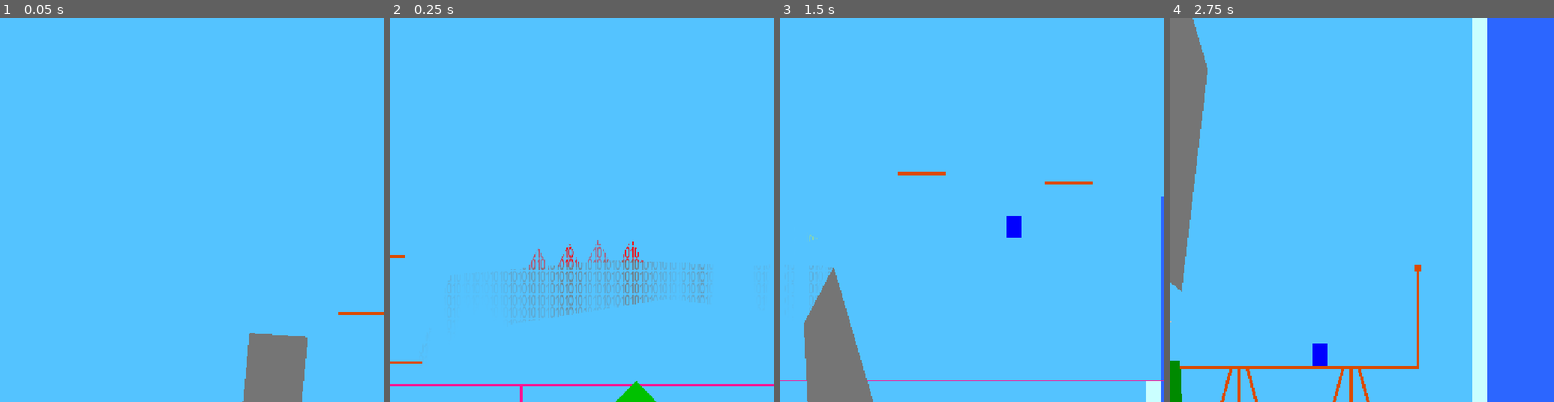
Above: before the commit, frames 1-4 (left to right).
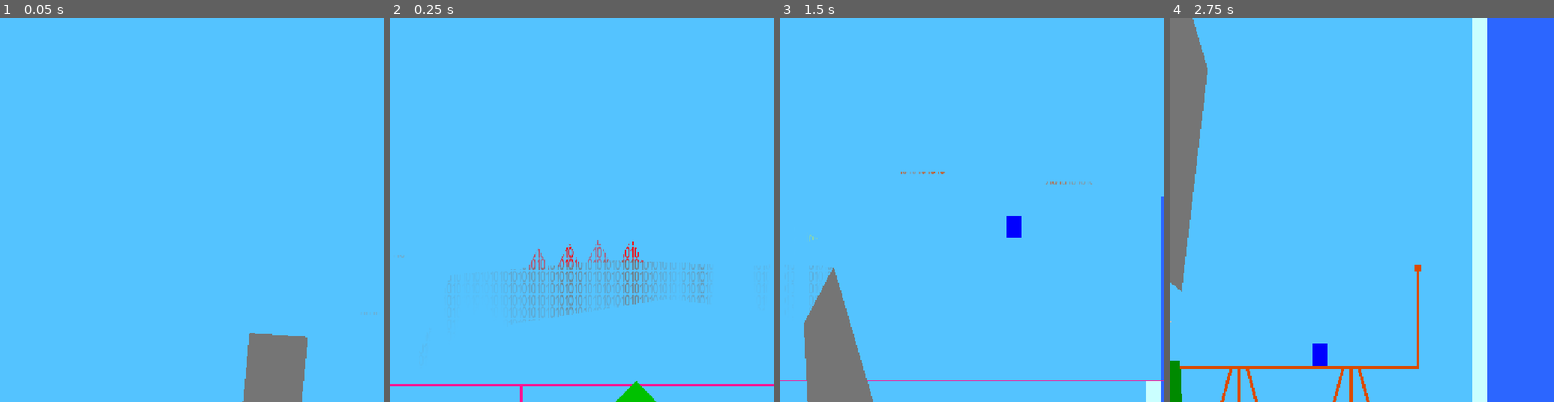
Above: after the commit, the same moments.

Repository: xorblo-doitus/OOB
Game: Godot game, scene res://src/gameplay/world/world.tscn
Two runs of this game, one before a commit and one after it. Both use one fixed random seed, a clock stepped at 60 frames per second and the inputs below.
Inputs:
- Up to frame 1 (0.05 s): no input
- Up to frame 2 (0.25 s): no input
- Up to frame 3 (1.5 s): hold D (right) from 0.53 s (still down); tap Space (jump) at 0.77 s
- Up to frame 4 (2.75 s): tap Space (jump) at 1.52 s; release D (right) at 2.03 s; hold Left (left) from 2.03 s (still down)

The runs differ from the first frame. In frame 1, less than 0.1% of the frame differs, in the area x 88-100%, y 76-78%; in frame 2, less than 0.1%; in frame 3, 0.2%, in the area x 30-82%, y 40-44%; in frame 4, nothing differs.

Commit message:
More glitch effects

Diff:
--- a/src/gameplay/world/interactive/respawn_point.gd
+++ b/src/gameplay/world/interactive/respawn_point.gd
@@ -19,7 +19,7 @@
 
 
 
-func _set(property: StringName, value: Variant) -> bool:
+func _set(property: StringName, _value: Variant) -> bool:
 	match property:
 		&"material":
 			update_material()
--- a/src/gameplay/world/interactive/spike.gd
+++ b/src/gameplay/world/interactive/spike.gd
@@ -13,7 +13,7 @@
 
 
 
-func _set(property: StringName, value: Variant) -> bool:
+func _set(property: StringName, _value: Variant) -> bool:
 	match property:
 		&"material":
 			update_material()
--- a/src/gameplay/world/terrain/one_way_plateform.gd
+++ b/src/gameplay/world/terrain/one_way_plateform.gd
@@ -12,9 +12,28 @@
 
 		update_width()
 
+func _ready() -> void:
+	update_width()
+	update_material()
+
+
+func _set(property: StringName, _value: Variant) -> bool:
+	match property:
+		&"material":
+			update_material()
+
+	return false
+
 
 func update_width() -> void:
 	collision_shape_2d.shape.a.x = width/-2
 	collision_shape_2d.shape.b.x = width/2
 	line_2d.points[0].x = width/-2
 	line_2d.points[1].x = width/2
+
+
+func update_material() -> void:
+	if not is_node_ready():
+		return
+
+	line_2d.material = material
--- a/src/gameplay/world/world.tscn
+++ b/src/gameplay/world/world.tscn
@@ -121,6 +121,7 @@
 one_way_collision = true
 
 [node name="OneWayPlateform" parent="." instance=ExtResource("6_2wxex")]
+material = ExtResource("5_gag1f")
 position = Vector2(215, -33)
 width = 330.0
 
@@ -128,10 +129,12 @@
 position = Vector2(215, -33)
 
 [node name="OneWayPlateform3" parent="Node2D" instance=ExtResource("6_2wxex")]
+material = ExtResource("5_gag1f")
 position = Vector2(111, -142)
 width = 64.0
 
 [node name="OneWayPlateform5" parent="Node2D" instance=ExtResource("6_2wxex")]
+material = ExtResource("5_gag1f")
 position = Vector2(-76, -139)
 width = 64.0
 
@@ -139,10 +142,12 @@
 position = Vector2(1203, -140)
 
 [node name="OneWayPlateform3" parent="Node2D2" instance=ExtResource("6_2wxex")]
+material = ExtResource("5_gag1f")
 position = Vector2(119, -126)
 width = 64.0
 
 [node name="OneWayPlateform5" parent="Node2D2" instance=ExtResource("6_2wxex")]
+material = ExtResource("5_gag1f")
 position = Vector2(-76, -139)
 width = 64.0
 
